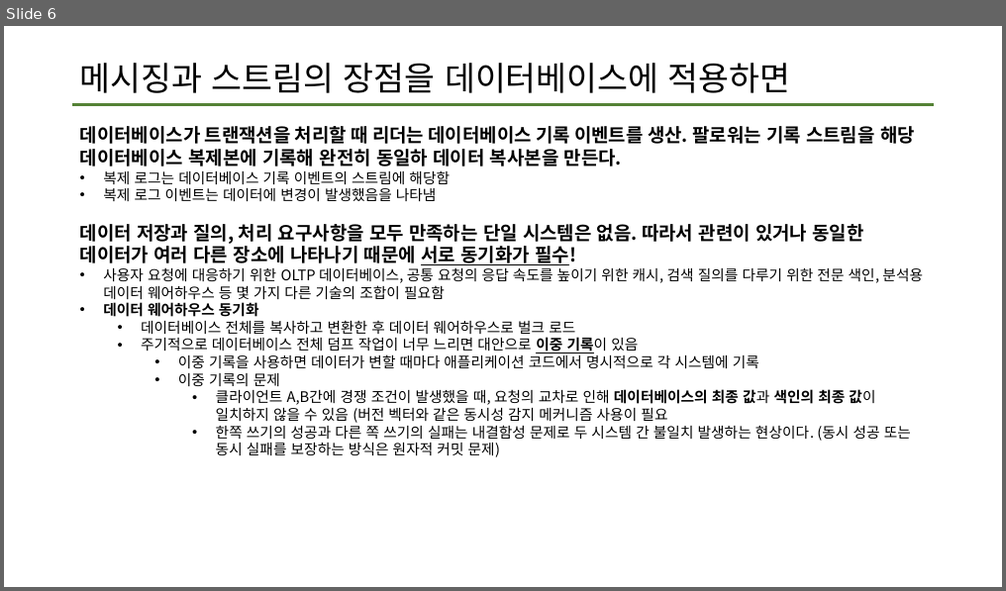
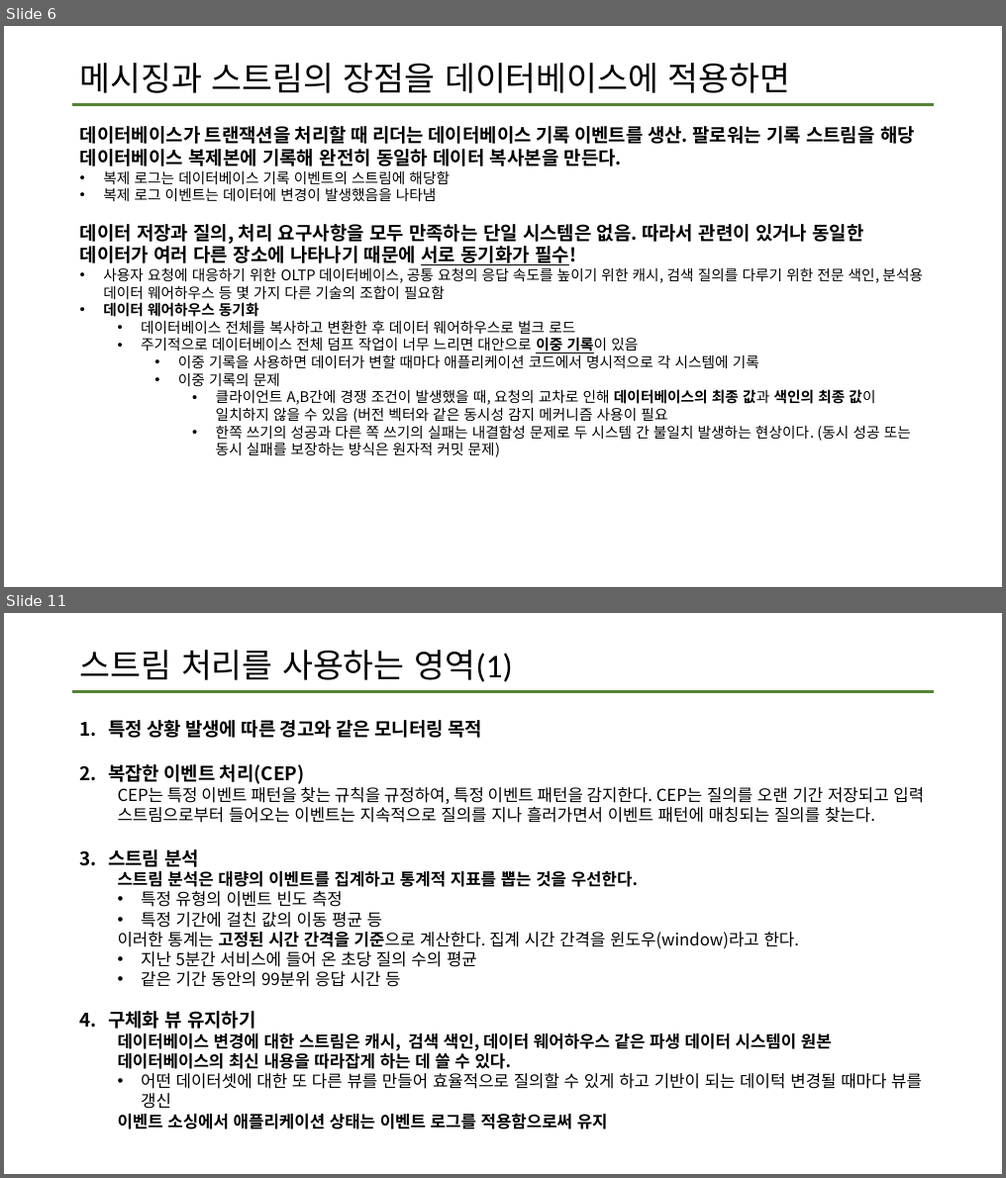
Before and after one commit to data-system-wiki/designing-data-intensive-applications, a slide deck: resources/chapter 11 summary.pptx. Shown one above the other, each under a label of ours: slide 6 before the commit, slides 6 and 11 after it; the slides between them are not shown. The pictures are 1006x591 and 1006x1178 pixels, drawn with LibreOffice and Linux fonts; fonts in the diff are those of the drawing. Boxes give left, top, right and bottom in pixels: in the first picture for what was removed or moved away, otherwise in the second. Text is boxed around its words. In the diff, an @@ line names an element or a change of style, - is before the commit and + after.

Commit message:
11장 마지막 업데이트
스트림처리에서 내결함성 문제를 해결하는 방법까지

```diff
--- a/resources/chapter 11 summary.pptx
+++ b/resources/chapter 11 summary.pptx
@@ slide 11 added at (4, 613, 1002, 1174), background #FFFFFF; not listed: 1 template element that a slide beside it also shows @@
@@ title added at (80, 650, 513, 682), 32 pt, text #000000 @@
+스트림 처리를 사용하는 영역(1)
@@ text added at (108, 720, 924, 1130), 16 pt, text #000000 @@
+1. 특정 상황 발생에 따른 경고와 같은 모니터링 목적
+2. 복잡한 이벤트 처리(CEP)
+  CEP는 특정 이벤트 패턴을 찾는 규칙을 규정하여, 특정 이벤트 패턴을 감지한다. CEP는 질의를 오랜 기간 저장되고 입력 스트림으로부터 들어오는 이벤트는 지속적으로 질의를 지나 흘러가면서 이벤트 패턴에 매칭되는 질의를 찾는다.
+3. 스트림 분석
+  스트림 분석은 대량의 이벤트를 집계하고 통계적 지표를 뽑는 것을 우선한다.
+  • 특정 유형의 이벤트 빈도 측정
+  • 특정 기간에 걸친 값의 이동 평균 등
+  이러한 통계는 고정된 시간 간격을 기준으로 계산한다. 집계 시간 간격을 윈도우(window)라고 한다.
+  • 지난 5분간 서비스에 들어 온 초당 질의 수의 평균
+  • 같은 기간 동안의 99분위 응답 시간 등
+4. 구체화 뷰 유지하기
+  데이터베이스 변경에 대한 스트림은 캐시, 검색 색인, 데이터 웨어하우스 같은 파생 데이터 시스템이 원본 데이터베이스의 최신 내용을 따라잡게 하는 데 쓸 수 있다.
+  • 어떤 데이터셋에 대한 또 다른 뷰를 만들어 효율적으로 질의할 수 있게 하고 기반이 되는 데이턱 변경될 때마다 뷰를 갱신
+  이벤트 소싱에서 애플리케이션 상태는 이벤트 로그를 적용함으로써 유지
```
Also in this commit, not shown: 2 slides changed, 11 other slides added.
